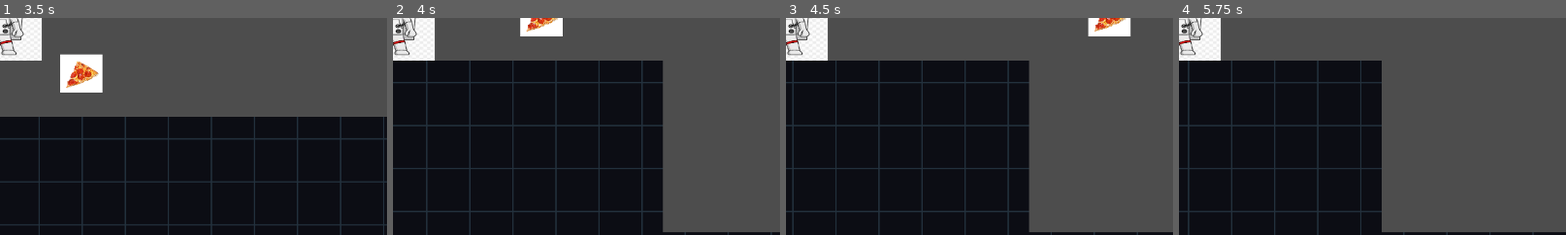
Above: before the commit, frames 1-4 (left to right).
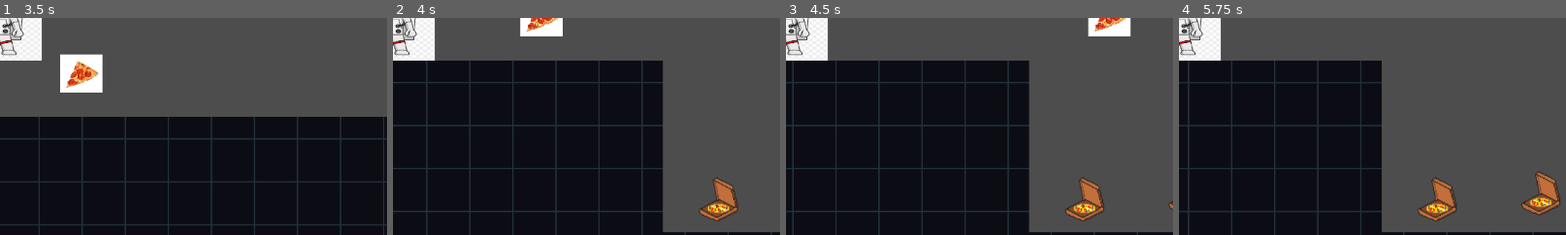
Above: after the commit, the same moments.

Repository: OperatorGrey/Yandex-Yeda-main
Game: Godot game, scene res://level2.tscn
Same seed, same stepped clock (60 frames per second), same inputs: the game is played once before the commit and once after it. This scene is started directly instead of the project's main scene. The engine's default icon, where the game draws it, is replaced by a stand-in: a white triangle on a blue panel in a dark square.
Inputs:
- Up to frame 1 (3.5 s): tap Enter (ui_accept) at 0.5, 0.77, 1.52, 3.02 s; hold Right (ui_right) 0.53-2.03 s; tap C (ammo_type_change) at 0.6, 2.1 s; tap X (shoot) at 1.35, 2.85 s; hold Left (ui_left) 2.03-2.78 s; hold Right (ui_right) from 2.78 s (still down)
- Up to frame 2 (4 s): keep holding Right (ui_right); tap C (ammo_type_change) at 3.6 s; tap Enter (ui_accept) at 3.77 s
- Up to frame 3 (4.5 s): release Right (ui_right) at 4.28 s; hold Left (ui_left) from 4.28 s (still down); tap X (shoot) at 4.35 s
- Up to frame 4 (5.75 s): tap Enter (ui_accept) at 4.52 s; release Left (ui_left) at 5.03 s; hold Right (ui_right) from 5.03 s (still down); tap C (ammo_type_change) at 5.1 s
The pictures show only the part of the screen within x 50-100%, y 50-100%; the shares and areas given below are measured in that part.

Frame 1 is identical in both runs. In frame 2, 1.1% of the frame differs, in the area x 79-89%, y 73-94%; in frame 3, 1.2%; in frame 4, 2.3%, in the area x 61-99%, y 70-94%.
Error before the commit: Invalid assignment of property or key 'going_left' with value of type 'bool' on a base object of type 'CharacterBody2D (test_enemy_2d_grenada.gd)'. (res://scri…

Commit message:
level 2 changes

Diff:
--- a/yandex-yeda/Test_enemy2d_granada.tscn
+++ b/yandex-yeda/Test_enemy2d_granada.tscn
@@ -1,7 +1,45 @@
 [gd_scene format=3 uid="uid://ck22fvkv10rc2"]
 
 [ext_resource type="Script" uid="uid://1bfa0k7u2jqp" path="res://scripts/test_enemy_2d_grenada.gd" id="1_pl0xd"]
-[ext_resource type="Texture2D" uid="uid://dpi0ihaid2cp2" path="res://icon.svg" id="2_ra8iv"]
+[ext_resource type="Texture2D" uid="uid://xa7clueeqh1u" path="res://grenader_sprite.png" id="2_pl0xd"]
+
+[sub_resource type="Animation" id="Animation_pl0xd"]
+resource_name = "stunned"
+length = 2.0
+tracks/0/type = "value"
+tracks/0/imported = false
+tracks/0/enabled = true
+tracks/0/path = NodePath(".:rotation")
+tracks/0/interp = 1
+tracks/0/loop_wrap = true
+tracks/0/keys = {
+"times": PackedFloat32Array(0, 1, 2),
+"transitions": PackedFloat32Array(1, 1, 1),
+"update": 0,
+"values": [-0.2617993877991494, 0.2617993877991494, -0.2617993877991494]
+}
+
+[sub_resource type="Animation" id="Animation_ra8iv"]
+resource_name = "walking"
+length = 4.0
+tracks/0/type = "value"
+tracks/0/imported = false
+tracks/0/enabled = true
+tracks/0/path = NodePath(".:rotation")
+tracks/0/interp = 1
+tracks/0/loop_wrap = true
+tracks/0/keys = {
+"times": PackedFloat32Array(0, 0.5, 1, 1.5, 2, 3, 4),
+"transitions": PackedFloat32Array(1, 1, 1, 1, 1, 1, 1),
+"update": 0,
+"values": [0.0, -0.5235987755982988, 0.5235987755982988, 0.0, -0.5235987755982988, 0.5235987755982988, 0.0]
+}
+
+[sub_resource type="AnimationLibrary" id="AnimationLibrary_opiky"]
+_data = {
+&"stunned": SubResource("Animation_pl0xd"),
+&"walking": SubResource("Animation_ra8iv")
+}
 
 [sub_resource type="RectangleShape2D" id="RectangleShape2D_ls8fw"]
 size = Vector2(127, 127)
@@ -16,8 +54,14 @@
 script = ExtResource("1_pl0xd")
 
 [node name="Sprite2D" type="Sprite2D" parent="." unique_id=1516714779]
-texture = ExtResource("2_ra8iv")
+position = Vector2(-0.5, 1)
+rotation = -0.2617994
+scale = Vector2(0.49609375, 0.5)
+texture = ExtResource("2_pl0xd")
 flip_h = true
+
+[node name="AnimationPlayer" type="AnimationPlayer" parent="Sprite2D" unique_id=1643901394]
+libraries/ = SubResource("AnimationLibrary_opiky")
 
 [node name="CollisionShape2D" type="CollisionShape2D" parent="." unique_id=1004589446]
 position = Vector2(-0.5, 0.5)
--- a/yandex-yeda/ammo_box.tscn
+++ b/yandex-yeda/ammo_box.tscn
@@ -1,7 +1,7 @@
 [gd_scene format=3 uid="uid://dnxf0s51lc6xm"]
 
 [ext_resource type="Script" uid="uid://cmhqfegi6y4pu" path="res://ammo_box.gd" id="1_xmxkj"]
-[ext_resource type="Texture2D" uid="uid://de8xrwwcb88cw" path="res://download.jpg" id="2_xmxkj"]
+[ext_resource type="Texture2D" uid="uid://clkp5xtvnmwkj" path="res://pizza_box.png" id="2_xmxkj"]
 
 [sub_resource type="RectangleShape2D" id="RectangleShape2D_xmxkj"]
 size = Vector2(83, 86)
@@ -10,8 +10,8 @@
 script = ExtResource("1_xmxkj")
 
 [node name="Sprite2D" type="Sprite2D" parent="." unique_id=852049058]
-position = Vector2(3.33786e-06, -0.4999981)
-scale = Vector2(0.36444443, 0.36888888)
+position = Vector2(1.9073486e-06, -0.49999905)
+scale = Vector2(1.28125, 1.3593749)
 texture = ExtResource("2_xmxkj")
 
 [node name="CollisionShape2D" type="CollisionShape2D" parent="." unique_id=1826759440]
--- a/yandex-yeda/level2.tscn
+++ b/yandex-yeda/level2.tscn
@@ -7,6 +7,8 @@
 [ext_resource type="Script" uid="uid://2xmdiiwhd0g6" path="res://scripts/gun_iniciator.gd" id="5_r6vdu"]
 [ext_resource type="PackedScene" uid="uid://dadxsx4xf01p4" path="res://jumpboots_prop.tscn" id="6_21xmu"]
 [ext_resource type="PackedScene" uid="uid://dp8y2r3in6txk" path="res://acid_puddle.tscn" id="7_8i3m3"]
+[ext_resource type="PackedScene" uid="uid://dnxf0s51lc6xm" path="res://ammo_box.tscn" id="8_rmy57"]
+[ext_resource type="PackedScene" uid="uid://butmg5elm05eu" path="res://checkpoint.tscn" id="9_qulpo"]
 
 [sub_resource type="TileSetAtlasSource" id="TileSetAtlasSource_8tcn8"]
 texture = ExtResource("1_r40rm")
@@ -22,19 +24,19 @@
 [sub_resource type="RectangleShape2D" id="RectangleShape2D_8i3m3"]
 size = Vector2(213.5, 155.5)
 
-[sub_resource type="Curve2D" id="Curve2D_8i3m3"]
+[sub_resource type="Curve2D" id="Curve2D_rmy57"]
 resource_local_to_scene = true
 _data = {
-"points": PackedVector2Array(0, 0, 0, 0, -332, -1, 0, 0, 0, 0, -1, -4, 0, 0, 0, 0, 164, -2, 0, 0, 0, 0, -332, -1)
+"points": PackedVector2Array(0, 0, 0, 0, -332, -2, 0, 0, 0, 0, -1, -2, 0, 0, 0, 0, 60, -2, 0, 0, 0, 0, -332, -2)
 }
 point_count = 4
 
-[sub_resource type="Curve2D" id="Curve2D_rmy57"]
+[sub_resource type="Curve2D" id="Curve2D_qulpo"]
 resource_local_to_scene = true
 _data = {
-"points": PackedVector2Array(0, 0, 0, 0, -571, 0, 0, 0, 0, 0, -1, -4, 0, 0, 0, 0, 348, 3, 0, 0, 0, 0, -709, 0)
+"points": PackedVector2Array(0, 0, 0, 0, 1, 0, 0, 0, 0, 0, 348, 0, 0, 0, 0, 0, 1, 0)
 }
-point_count = 4
+point_count = 3
 
 [node name="Node2D" type="Node2D" unique_id=595747922]
 
@@ -57,7 +59,7 @@
 
 [node name="Path2D" parent="." unique_id=1916726924 instance=ExtResource("5_21xmu")]
 position = Vector2(3487, 742)
-curve = SubResource("Curve2D_8i3m3")
+curve = SubResource("Curve2D_rmy57")
 
 [node name="jumpboots_prop" parent="." unique_id=1069240781 instance=ExtResource("6_21xmu")]
 position = Vector2(2031, 645)
@@ -65,10 +67,19 @@
 
 [node name="Path2D2" parent="." unique_id=871406289 instance=ExtResource("5_21xmu")]
 position = Vector2(3826, 1383)
-curve = SubResource("Curve2D_rmy57")
+curve = SubResource("Curve2D_qulpo")
 
 [node name="acid_puddle" parent="." unique_id=562781060 instance=ExtResource("7_8i3m3")]
-position = Vector2(2026, 1556)
+position = Vector2(1694, 1561.0001)
 scale = Vector2(3.9358137, 0.6537616)
 
+[node name="ammo1_box" parent="." unique_id=301643465 instance=ExtResource("8_rmy57")]
+position = Vector2(1620, 650)
+
+[node name="ammo1_box2" parent="." unique_id=816437090 instance=ExtResource("8_rmy57")]
+position = Vector2(1774, 641)
+
+[node name="checkpoint" parent="." unique_id=2080467967 instance=ExtResource("9_qulpo")]
+position = Vector2(2540, 291)
+
 [connection signal="area_entered" from="gun_iniciator" to="gun_iniciator" method="_on_area_entered"]
--- a/yandex-yeda/scripts/test_enemy_2d_grenada.gd
+++ b/yandex-yeda/scripts/test_enemy_2d_grenada.gd
@@ -1,12 +1,17 @@
 extends CharacterBody2D
 
 var grenade_prefab = preload("res://grenade.tscn")
+@onready var sprite = $Sprite2D
 
 var hitpoints = 5
 
 var num_grenades = 1
 
-var is_attacking = false
+var going_left = true
+
+var attacking = false
+var walking = true
+var stunned = false
 
 var attack_left = true
 
@@ -15,10 +20,15 @@
 func _attack():
 	if $'attack_timer'.is_stopped():
 		$'attack_timer'.start()
+	get_parent().is_attacking=true
+	attacking = true
+	walking = false
 
 func _stun():
 	$'stun_timer'.start()
 	get_parent().is_stunned=true
+	stunned = true
+	walking = false
 
 
 func _on_enemy_hitbox_area_entered(area: Area2D) -> void:
@@ -30,6 +40,7 @@
 		_stun()
 		print('hit')
 	if hitpoints <= 0:
+		get_parent().dead = true
 		queue_free()
 
 
@@ -40,22 +51,22 @@
 func _on_left_vision_area_entered(area: Area2D) -> void:
 	if area.name == "player_hitbox":
 		attack_left = true
-		is_attacking = true
+		attacking = true
 
 func _on_right_vision_area_entered(area: Area2D) -> void:
 	if area.name == "player_hitbox":
 		attack_left = false
-		is_attacking = true
+		attacking = true
 
 func _on_left_vision_area_exited(area: Area2D) -> void:
 	if area.name == "player_hitbox":
 		attack_left = true
-		is_attacking = false
+		attacking = false
 
 func _on_right_vision_area_exited(area: Area2D) -> void:
 	if area.name == "player_hitbox":
 		attack_left = false
-		is_attacking = false
+		attacking = false
 
 func spawn_bullet():
 		# Spawn a bullet
@@ -81,8 +92,16 @@
 
 
 func _process(delta: float) -> void:
-	if is_attacking == true:
+	if attacking == true:
 		get_parent().is_attacking = true
 		_attack()
 	else:
 		get_parent().is_attacking = false
+	if walking == true:
+		$Sprite2D/AnimationPlayer.play("walking")
+	elif stunned == true:
+		$Sprite2D/AnimationPlayer.play("stunned")
+	elif attacking == true:
+		$Sprite2D/AnimationPlayer.stop()
+	elif attacking == false and stunned == false:
+		walking = true
Binary file added: yandex-yeda/grenader_sprite.png
Not shown, added: yandex-yeda/grenader_sprite.png.import
Not shown, added: yandex-yeda/grenader_sprite-20260731-084411.piskel
